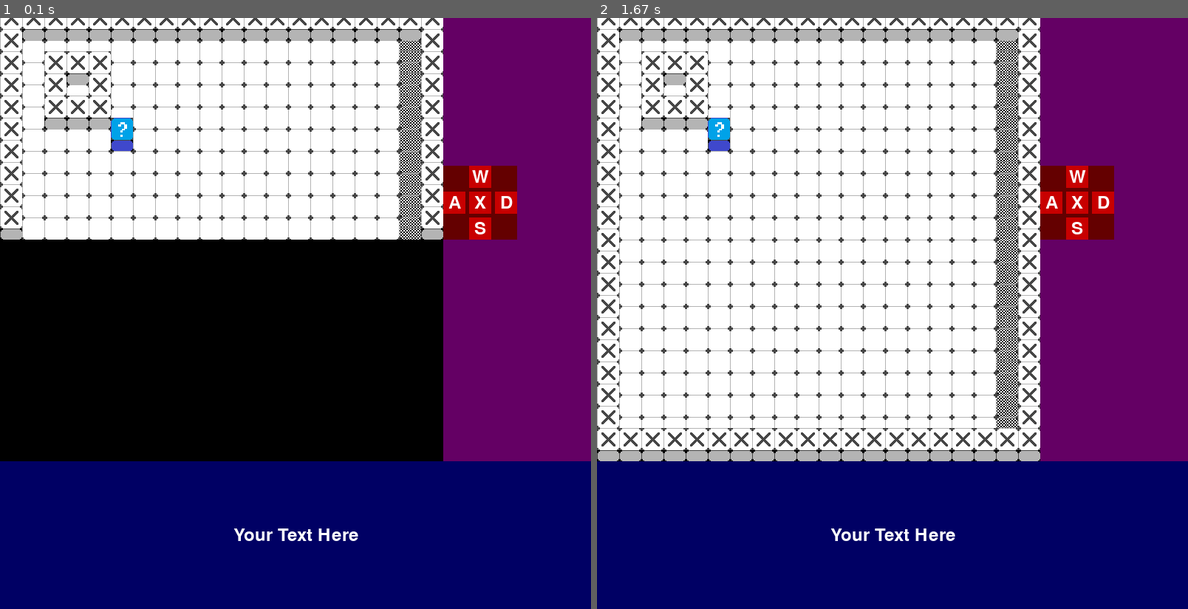
Above: before the commit, frames 1-2 (left to right).
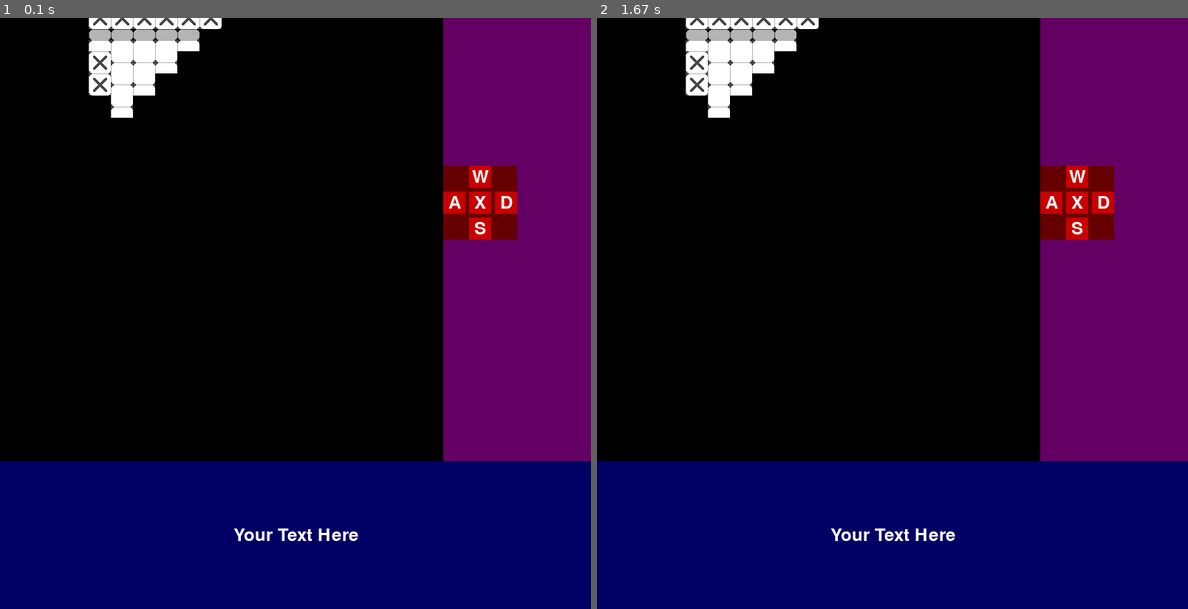
Above: after the commit, the same moments.

Repository: Dorijan-Cirkveni/diplomski-rad
Game: pygame game, started from Display.py
Two runs of this game, one before a commit and one after it. Both use one fixed random seed, a clock stepped at 60 frames per second and the inputs below.
Inputs (mouse positions are in pixels of both pictures, inside the frame that each line leads up to):
- Up to frame 1 (0.1 s): no input
- Up to frame 2 (1.67 s): click (892, 313) at 0.38 s

The runs differ from the first frame. In frame 1, 25% of the frame differs, in the area x 0-75%, y 0-38%; in frame 2, 53%, in the area x 0-75%, y 0-75%.

Commit message:
i am at my limit

Diff:
--- a/Display.py
+++ b/Display.py
@@ -104,7 +104,7 @@
 
 
 class GridDisplay:
-    def __init__(self, elementTypes, agentTypes, gridV=(20, 20), screenV=(800, 800),
+    def __init__(self, elementTypes, agentTypes, obsAgent, gridV=(20, 20), screenV=(800, 800),
                  gridscreenV=(600, 600), name="Untitled Grid Simulation"):
         self.elementTypes: list[GridElementDisplay] = elementTypes
         self.agentTypes: list[GridElementDisplay] = agentTypes
@@ -115,6 +115,7 @@
         self.name = name
         self.screen = None
         self.buttons = dict()
+        self.obsAgent=obsAgent
         return
 
     def show_display(self):
@@ -169,7 +170,8 @@
 
         pygame.display.flip()
 
-    def draw_frame(self, grid, agents: dict, delay=10):
+    def draw_frame(self, env:GridEnvironment, delay=10):
+        grid,agents=env.getDisplayData(self.obsAgent)
         for row_coordinate, row_content in enumerate(grid):
             row_tiles = [e for e in row_content if isinstance(e, int)]
             row_agents = {}
@@ -216,7 +218,7 @@
                             self.change_grid(grid,action=result)
             if runIter:
                 grid.runIteration()
-                self.draw_frame(grid.grid,grid.taken)
+                self.draw_frame(grid)
                 runIter=False
             self.draw_buttons()
 
@@ -248,9 +250,9 @@
         if self.grid is None:
             print("Load a grid first!")
         self.grid: GridEnvironment
-        self.display = GridDisplay(elementTypes, agentTypes)
+        self.display = GridDisplay(elementTypes, agentTypes, 0)
         self.display.show_display()
-        self.display.draw_frame(self.grid.grid, self.grid.taken)
+        self.display.draw_frame(self.grid)
 
     def run(self):
         self.display: GridDisplay
@@ -265,7 +267,8 @@
     element_grid = [
         GridElementDisplay("grid_tiles/floor.png", (0, 0), (1, 1)),
         GridElementDisplay("grid_tiles/goal.png", (0, 0), (1, 1)),
-        GridElementDisplay("grid_tiles/wall.png", (0, -0.5), (1, 1.5))
+        GridElementDisplay("grid_tiles/wall.png", (0, -0.5), (1, 1.5)),
+        GridElementDisplay("grid_tiles/null.png", (0, -0.5), (1, 1.5))
     ]
     agent_grid = [
         GridElementDisplay("grid_tiles/blueAgent.png", (0, -0.5), (1, 1.5)),
--- a/GridEnvironment.py
+++ b/GridEnvironment.py
@@ -290,10 +290,15 @@
         if entityID is None:
             return self.grid
         data = self.getEnvData(entityID)
+        print(data)
         grid = [[-1 for _ in E] for E in self.grid]
+        agents = dict()
         for E in data:
             if type(E) == tuple and len(E) == 2:
                 grid[E[0]][E[1]] = self.get_tile(E)
+                if E in self.taken:
+                    agents[E] = self.taken[E]
+        return grid,agents
 
     def getMoves(self, entityID=None, customLocation=None):
         properties = dict()
--- a/definitions.py
+++ b/definitions.py
@@ -1,7 +1,7 @@
-V2UP = (-1, 0)
-V2DOWN = (1, 0)
-V2LEFT = (0, -1)
-V2RIGHT = (0, 1)
+V2UP = (0, -1)
+V2DOWN = (0, 1)
+V2LEFT = (-1, 0)
+V2RIGHT = (1, 0)
 V2DIRS = [V2DOWN, V2UP, V2LEFT, V2RIGHT]
 ACTIONS = V2DIRS + [(0, 0)]
 
--- a/interfaces.py
+++ b/interfaces.py
@@ -22,7 +22,7 @@
     S_view_down = "viewdn"
     S_view_right = "viewri"
     S_view_left = "viewle"
-    view_directions = [S_view_up, S_view_down, S_view_left, S_view_right]
+    view_directions = [S_view_down, S_view_up, S_view_left, S_view_right]
     S_view_self = "viewse"
     S_relativepos = "relpos"
     VISIONDATA = "vision"
--- a/tests/basic_tests.json
+++ b/tests/basic_tests.json
@@ -13,7 +13,7 @@
     ["RAA","42132143212132141241212"]
   ],
   "entities": [
-    {"id": 0, "properties": {"location": [15, 5]}}
+    {"id": 0, "properties": {"location": [15, 5], "viewup": true}}
   ],
   "activeEntities": [0]
 }
@@ -32,7 +32,7 @@
     ["RAA","4213214321"]
   ],
   "entities": [
-    {"id": 0, "properties": {"location": [15, 5]}}
+    {"id": 0, "properties": {"location": [15, 5], "viewup": true}}
   ],
   "activeEntities": [0]
 }
Binary file added: grid_tiles/curt.png
Binary file added: grid_tiles/effect.png
Binary file added: grid_tiles/glass.png
